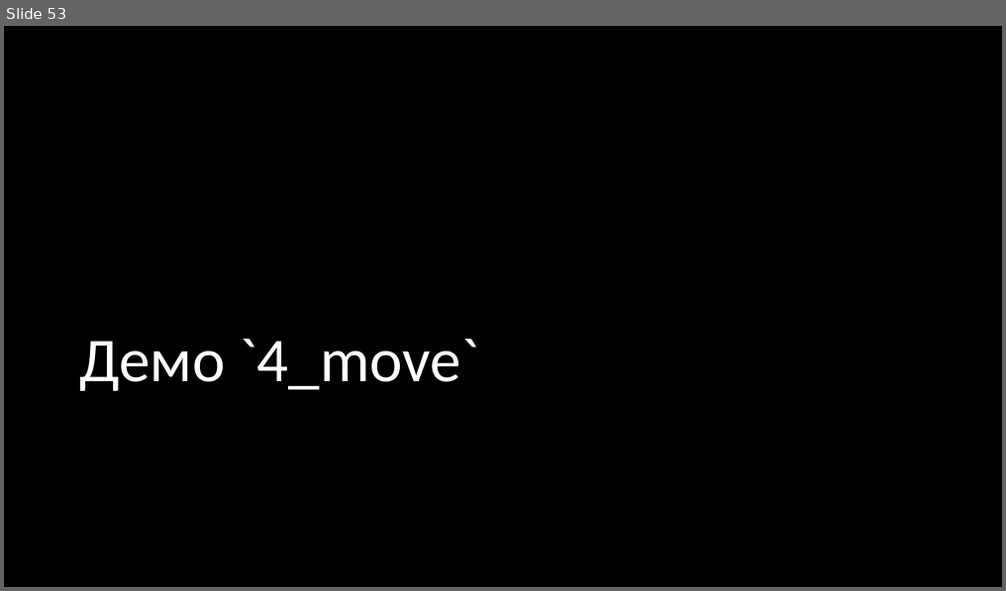
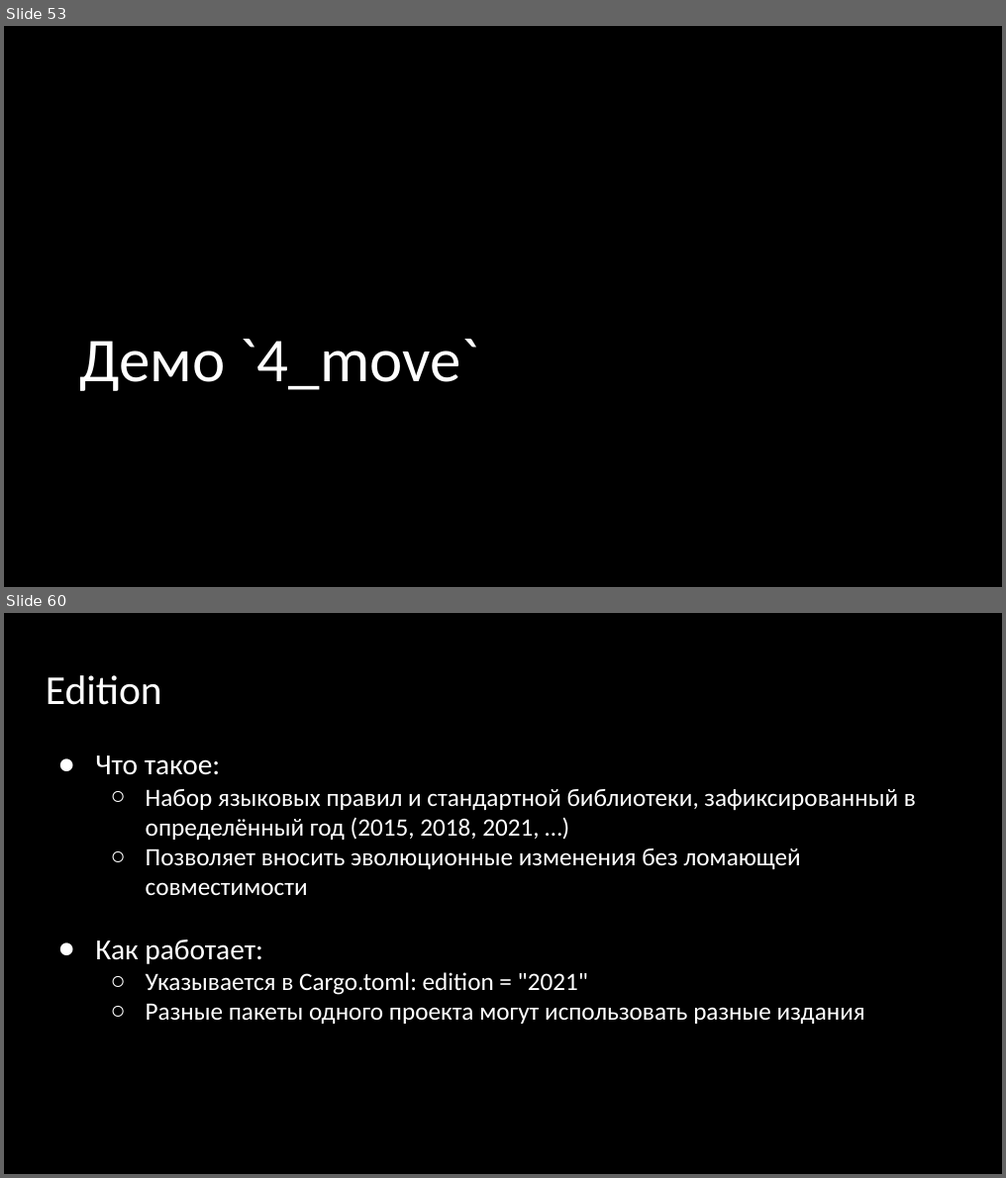
Before and after one commit to Gordon01/learn-rust, a slide deck: keynotes/Rust 2024.pptx. Shown one above the other, each under a label of ours: slide 53 before the commit, slides 53 and 60 after it; the slides between them are not shown. The pictures are 1006x591 and 1006x1178 pixels, drawn with LibreOffice and Linux fonts; fonts in the diff are those of the drawing. Boxes give left, top, right and bottom in pixels: in the first picture for what was removed or moved away, otherwise in the second. Text is boxed around its words. In the diff, an @@ line names an element or a change of style, - is before the commit and + after.

```diff
--- a/keynotes/Rust 2024.pptx
+++ b/keynotes/Rust 2024.pptx
@@ slide 60 added at (x1=4, y1=613, x2=1002, y2=1174), background #000000 @@
@@ title added at (x1=46, y1=675, x2=162, y2=705), 39.6 pt, text #FFFFFF @@
+Edition
@@ text added at (x1=95, y1=756, x2=916, y2=1024), 24 pt, text #FFFFFF @@
+● Что такое:
+  ○ Набор языковых правил и стандартной библиотеки, зафиксированный в определённый год (2015, 2018, 2021, …)
+  ○ Позволяет вносить эволюционные изменения без ломающей совместимости
+● Как работает:
+  ○ Указывается в Cargo.toml: edition = "2021"
+  ○ Разные пакеты одного проекта могут использовать разные издания
```
Also in this commit, not shown: 6 slides changed, 8 other slides added, 1 slide removed.
